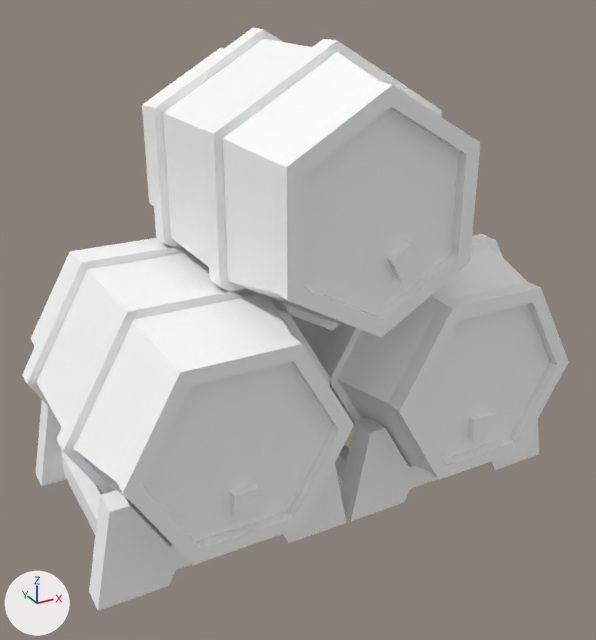
Before and after pictures for a commit that changed the glTF model assets/synty/simple_fantasy/models/SF_Prop_BarrelStack_03.glb.
Rendered twice from a camera (50 mm lens) standing at (-0.0439, -0.0813, 0.0612) and looking at (-0.0004, -0.0024, 0.0217). Lighting does not change. The marker at lower left points along +X, +Y and +Z.

Names of what the first picture shows: 'SF_Prop_BarrelStack_03'.
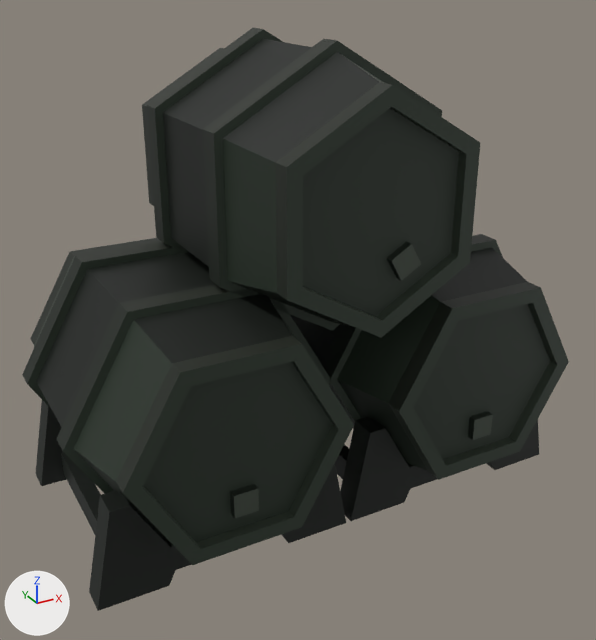
What changed in the scene script:
```text
Add img_undead_footman_01:
    img_undead_footman_01 = load_image('Undead_Footman_01', '_unpacked/Undead_Footman_01', 512, 512, 'sRGB')
Change mat_lambert1:
    remove mat_lambert1.base_color = (1.0, 1.0, 1.0)  # white #ffffff
    add mat_lambert1.texture = img_undead_footman_01
```

Location of each change, [x1, y1, x2, y2] in pixels of the pictures (596 x 640 px):
'SF_Prop_BarrelStack_03', surface changed (white to black): [22, 28, 569, 611] in both
